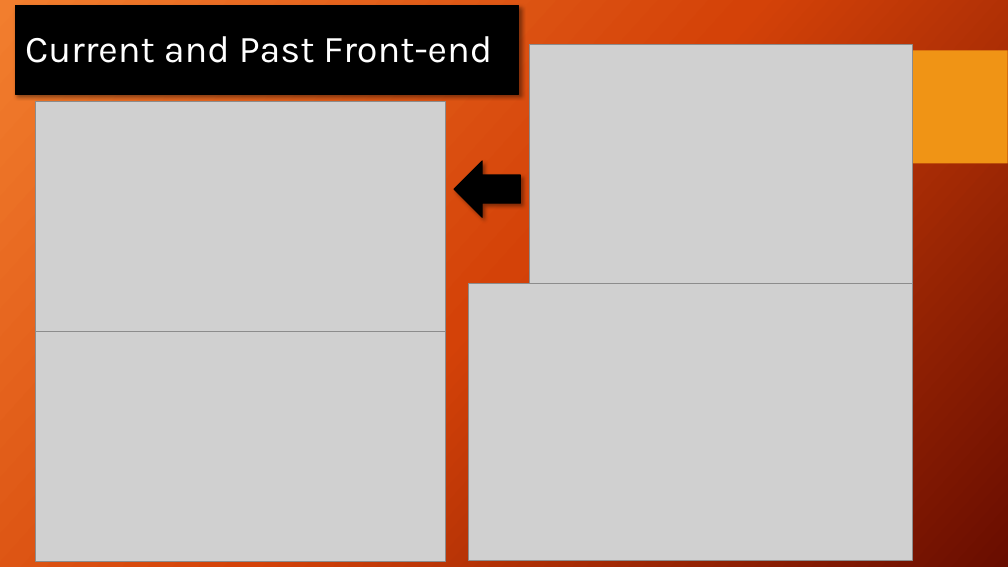
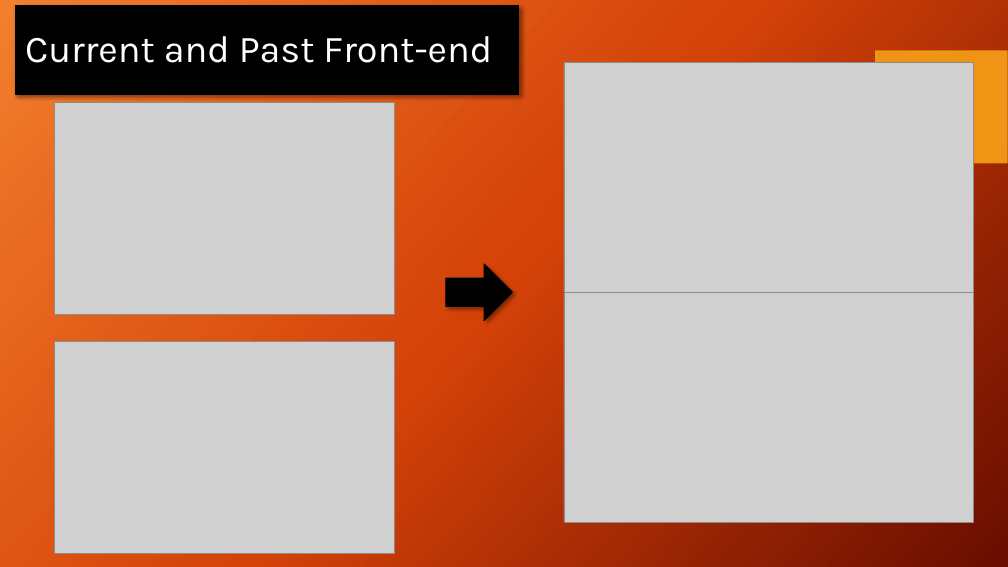
Before and after one commit to Dwaddle26/EncryptNotes, a slide deck: slide 3 of Phase 2 Documentation/Team_2_Presentation_2.pptx. Drawn at 1008x567 pixels with LibreOffice and Linux fonts; fonts in the diff are those of the drawing; grey boxes stand for pictures; background and template pictures are left out. Boxes give left, top, right and bottom in pixels: in the first picture for what was removed or moved away, otherwise in the second. Text is boxed around its words. In the diff, an @@ line names an element or a change of style, - is before the commit and + after.

```diff
--- a/Phase 2 Documentation/Team_2_Presentation_2.pptx
+++ b/Phase 2 Documentation/Team_2_Presentation_2.pptx
@@ picture moved from (x1=36, y1=101, x2=445, y2=331) to (x1=564, y1=62, x2=973, y2=292) @@
@@ picture resized from (x1=529, y1=45, x2=913, y2=284) to (x1=54, y1=103, x2=394, y2=315) @@
@@ left arrow at (x1=446, y1=264, x2=513, y2=321): rotation 0 to 180 degrees @@
@@ picture moved from (x1=36, y1=332, x2=445, y2=562) to (x1=564, y1=293, x2=973, y2=523) @@
@@ picture resized from (x1=468, y1=284, x2=912, y2=560) to (x1=54, y1=342, x2=394, y2=554) @@
```
Also in this commit, not shown: 1 other file.
